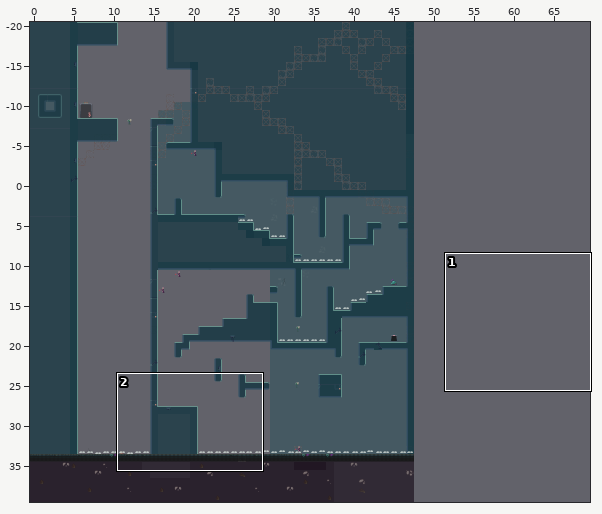
An edit to a level. Tiled map (JSON), Eudaemon/assets/levels/level5.json. Above, an overview of the earlier version with the close-up marked.
Close-up. Earlier state:
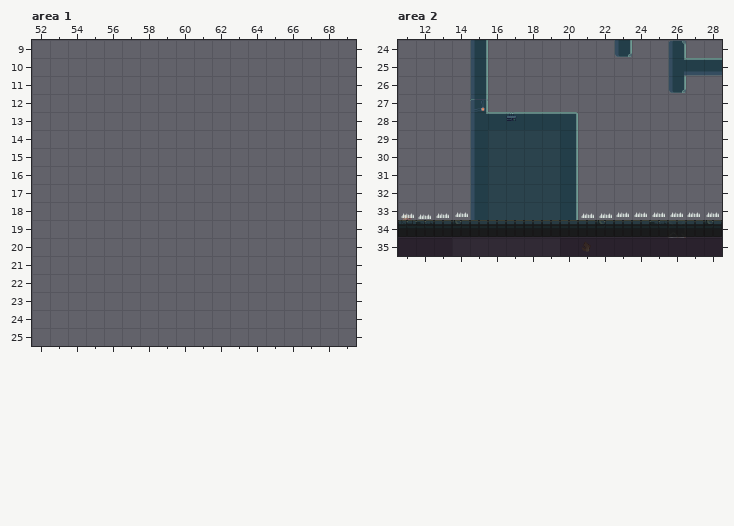
Cells are 32x32 px. Shown: area 1 x 52..69, y 9..25; area 2 x 11..28, y 24..35. The commit also changed other parts of the map, which this record leaves out. The old version is drawn lined up with the new one.
Once edited:
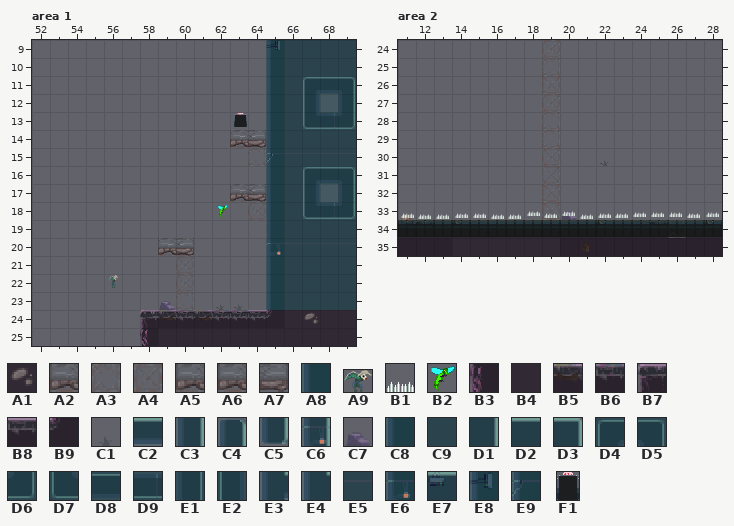
Key: from "Eudaemon Tilleset": A1 12 "DeepDirt1x1C", A2 19 "Scaffolding1x1A", A3 20 "Scaffolding1x1B", A4 21 "Scaffolding1x1C", A5 22 "Scaffolding1x1D", A6 27 "ConcreteNoBottom2x1_1B", A7 28 "ConcreteNoBottom2x1_2B", A8 60 "BGConcreteF", A9 80 "flyGuardian", B1 86 "spike", B2 88 "fly", B3 92 "CorruptedLeftA", B4 104 "CorruptedDirtA", B5 108 "CorruptedTopD", B6 109 "CorruptedTopE", B7 118 "CorruptedEndLeftA", B8 122 "CorruptedTopA", B9 129 "CorruptedLeftCornerInner", C1 133 "GrassC", C2 137 "MetalPlatformD", C3 148 "MetalPlatformDVert", C4 151 "MetalPlatformLeftEndVert", C5 152 "MetalPlatformRightEndVer", C6 154 "MetalPlatformBVert", C7 163 "rock", C8 168 "MetalPlatformExteriorVer", C9 169 "MetalPlatformExteriorMid", D1 171 "MetalPlatformExteriorVer", D2 172 "MetalPlatformExterior2", D3 176 "MetalPlatformExteriorCor", D4 181 "MetalPlatformWindowCorne", D5 182 "MetalPlatformWindowCorne", D6 183 "MetalPlatformWindowCorne", D7 184 "MetalPlatformWindowCorne", D8 185 "MetalPlatformWindowHorA", D9 189 "MetalPlatformWindowHorE", E1 191 "MetalPlatformWindowVertA", E2 193 "MetalPlatformWindowVertB", E3 199 "MetalPlatformMidsection2", E4 202 "MetalPlatformExteriorMid", E5 211 "MetalPlatformExteriorAVe", E6 215 "MetalPlatformExteriorBVe", E7 220 "MetalPlatformExteriorE", E8 223 "MetalPlatformExteriorEVe", E9 231 "MetalPlatformExteriorAVe", F1 336 "exit".
__ is an empty cell.
Objects are placed by their top-left corner, in cells (3,4 is the top-left corner of cell 3,4); size is 1x1 cell unless given.
See-through tiles are keyed as they look on the map.
Difference:
map size 48x60 -> 70x40 cells (old content now starts at 0,-20; both pictures use the new coordinates)
Layer "TileLayerBG2", area 1:
y 9..11: x 65..69 __ __ __ __ __ -> A8 C9 C9 C9 C9
y 12: x 65..69 __ __ __ __ __ -> A8 C9 C9 A8 C9
y 13..14: x 65..69 __ __ __ __ __ -> A8 C9 C9 C9 C9
y 15: x 65..69 __ __ __ __ __ -> A8 E5 E5 E5 E5
y 16: x 65..69 __ __ __ __ __ -> A8 C9 C9 C9 C9
y 17: x 65..69 __ __ __ __ __ -> A8 C9 C9 A8 C9
y 18..19: x 65..69 __ __ __ __ __ -> A8 C9 C9 C9 C9
y 20: x 65..69 __ __ __ __ __ -> A8 E5 E5 E5 E5
y 21..23: x 65..69 __ __ __ __ __ -> A8 C9 C9 C9 C9
y 24: x 66..69 __ __ __ __ -> B4 A1 B4 B4
y 25: x 59..69 __ __ __ __ __ __ __ __ __ __ __ -> B4 B4 B4 B4 B4 B4 B4 B4 B4 B4 B4
Layer "TileLayerBG", area 1:
y 11: x 67..69 __ __ __ -> D4 D8 D5
y 12: x 67 __ -> E2; x 69 __ -> E1
y 13: x 67..69 __ __ __ -> D7 D9 D6
y 14: x 63 __ -> A2
y 16: x 67..69 __ __ __ -> D4 D8 D5
y 17: x 63 __ -> A4; x 67 __ -> E2; x 69 __ -> E1
y 18: x 64 __ -> A4; x 67..69 __ __ __ -> D7 D9 D6
y 19: x 65 __ -> A4
y 20: x 59..60 __ __ -> A5 A5
y 21..22: x 60 __ -> A4
y 23: x 59 __ -> C7; x 62..63 __ __ -> C1 C1
Layer "TileLayerFG", area 1:
y 9: x 65 __ -> E8
y 10..13: x 65 __ -> C8
y 14: x 63..65 __ __ __ -> A6 A7 C8
y 15: x 65 __ -> E9
y 16: x 65 __ -> C8
y 17: x 63..65 __ __ __ -> A6 A7 C8
y 18..19: x 65 __ -> C8
y 20: x 59..60 __ __ -> A6 A7; x 65 __ -> E6
y 21..23: x 65 __ -> C8
y 24: x 58..65 __ __ __ __ __ __ __ __ -> B7 B5 B6 B5 B6 B6 B8 B9
y 25: x 58 __ -> B3
Layer "ObjectLayer", area 1:
added: F1 "Exit" at 63.2,13.1 size 0.7x0.8
added: B2 "Fly" at 62.3,18.1 size 0.6x0.8
added: A9 "FlyGuardian" at 56.3,22.1 size 0.5x0.7
Layer "TileLayerBG2", area 2:
y 29..33: x 16..19 C9 C9 C9 C9 -> __ __ __ __
Layer "TileLayerBG", area 2:
y 24: x 19 __ -> A4
y 26: x 19 __ -> A2
y 27: x 19 __ -> A4
y 28..29: x 19 __ -> A3
y 30: x 19 __ -> A4; x 22 __ -> C1
y 31: x 19 __ -> A5
y 32: x 19 __ -> A2
y 33: x 19..20 __ __ -> A2 C7
Layer "TileLayerFG", area 2:
y 24: x 15 C3 -> __; x 23 C5 -> __; x 26 C4 -> __
y 25: x 15 C3 -> __; x 26..28 E3 C2 C2 -> __ __ __
y 26: x 15 C3 -> __; x 26 C5 -> __
y 27: x 15 C6 -> __
y 28: x 15..20 E4 D2 E7 D2 D2 D3 -> __ __ __ __ __ __
y 29..33: x 15 C8 -> __; x 20 D1 -> __
Layer "ObjectLayer", area 2:
added: B1 "Spike" at 20.1,33.1 size 0.7x0.7
added: B1 "Spike" at 18.2,33.1 size 0.7x0.7
added: B1 "Spike" at 15.2,33.2 size 0.7x0.7
added: B1 "Spike" at 19.1,33.2 size 0.7x0.7
added: B1 "Spike" at 17.1,33.2 size 0.7x0.7
added: B1 "Spike" at 16.2,33.2 size 0.7x0.7
Changed places in both close-ups, as pixel boxes (x1, y1, x2, y2):
added: (140, 40, 356, 346)
added: (110, 276, 118, 288)
changed: (470, 40, 578, 220)
removed: (614, 40, 632, 57)
removed: (668, 40, 722, 93)
added: (600, 160, 609, 166)
